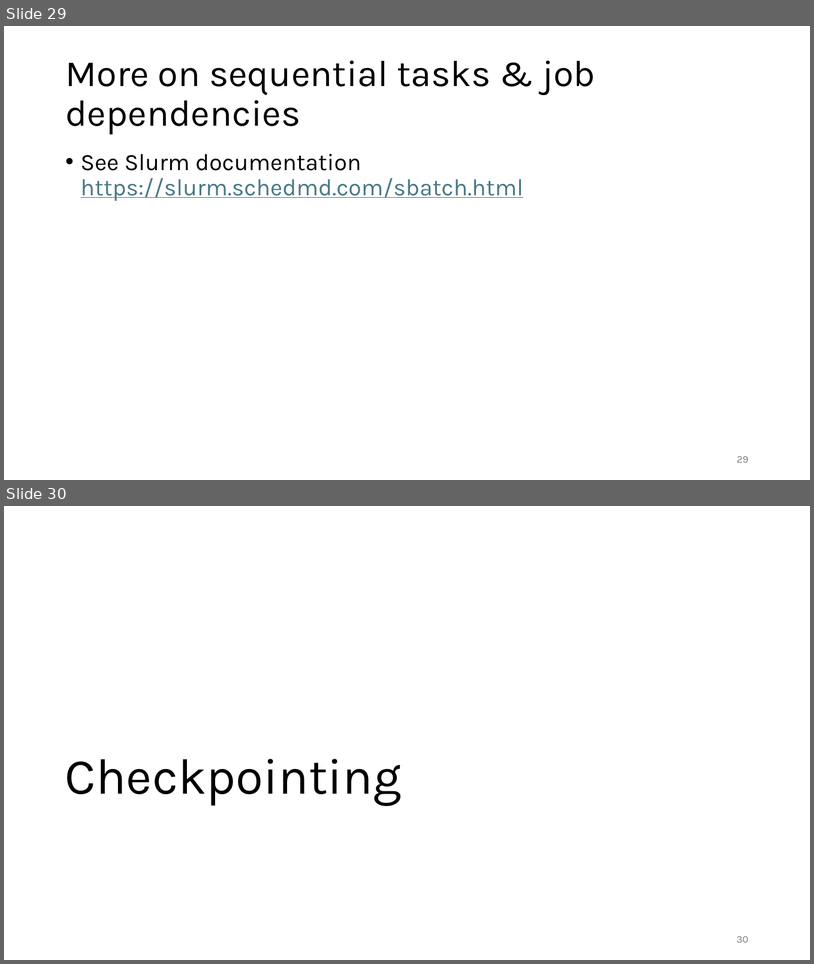
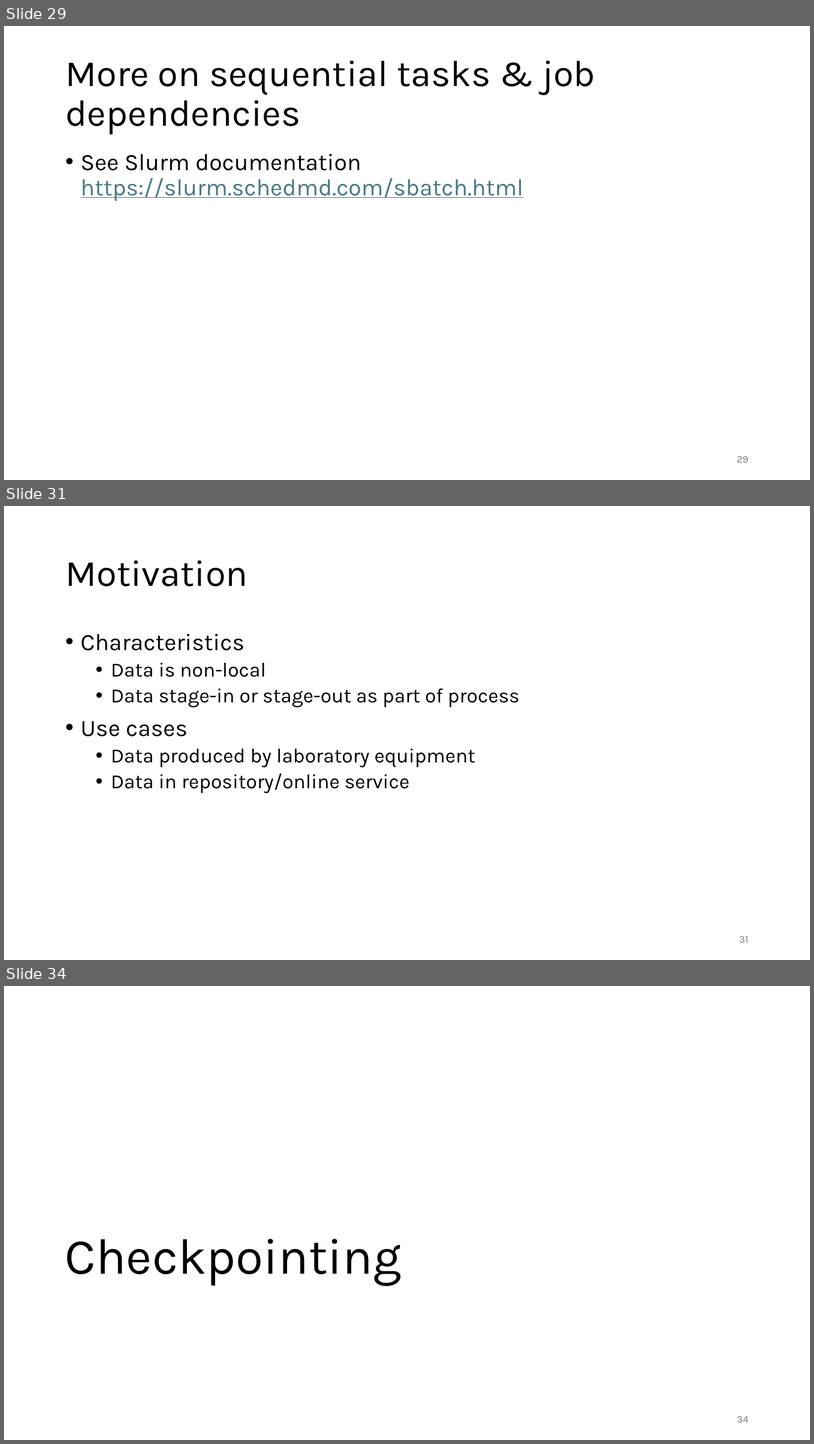
Before and after one commit to gjbex/Workflows-for-HPC, a slide deck: workflow_for_HPC.pptx. Shown one above the other, each under a label of ours: slides 29 and 30 before the commit, slides 29, 31 and 34 after it; the slides between them are not shown. The pictures are 814x964 and 814x1444 pixels, drawn with LibreOffice and Linux fonts; fonts in the diff are those of the drawing. Boxes give left, top, right and bottom in pixels: in the first picture for what was removed or moved away, otherwise in the second. Text is boxed around its words. In the diff, an @@ line names an element or a change of style, - is before the commit and + after.

Commit message:
Add section on data staging

```diff
--- a/workflow_for_HPC.pptx
+++ b/workflow_for_HPC.pptx
@@ slide 31 added at <box>4,506,810,960</box>, background #FFFFFF @@
@@ title added at <box>65,560,248,586</box>, 44 pt, text #000000 @@
+Motivation
@@ text added at <box>81,634,520,793</box>, 24 pt, text #000000 @@
+• Characteristics
+  • Data is non-local
+  • Data stage-in or stage-out as part of process
+• Use cases
+  • Data produced by laboratory equipment
+  • Data in repository/online service
@@ page number added at <box>740,936,749,942</box>, 12 pt, text #797979 @@
+31
@@ what was slide 30 is now slide 34 @@
@@ page number at <box>737,1416,749,1422</box>: text changed @@
-30
+34
```
Also in this commit, not shown: 4 slides changed, 3 other slides added.
